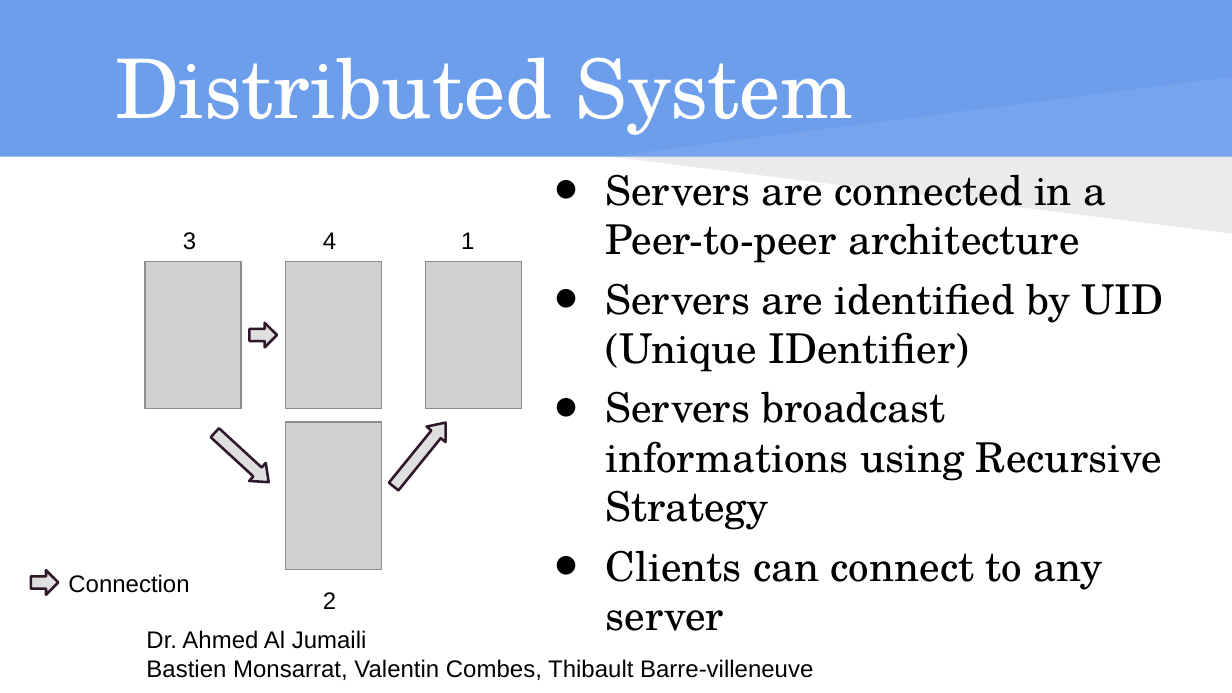
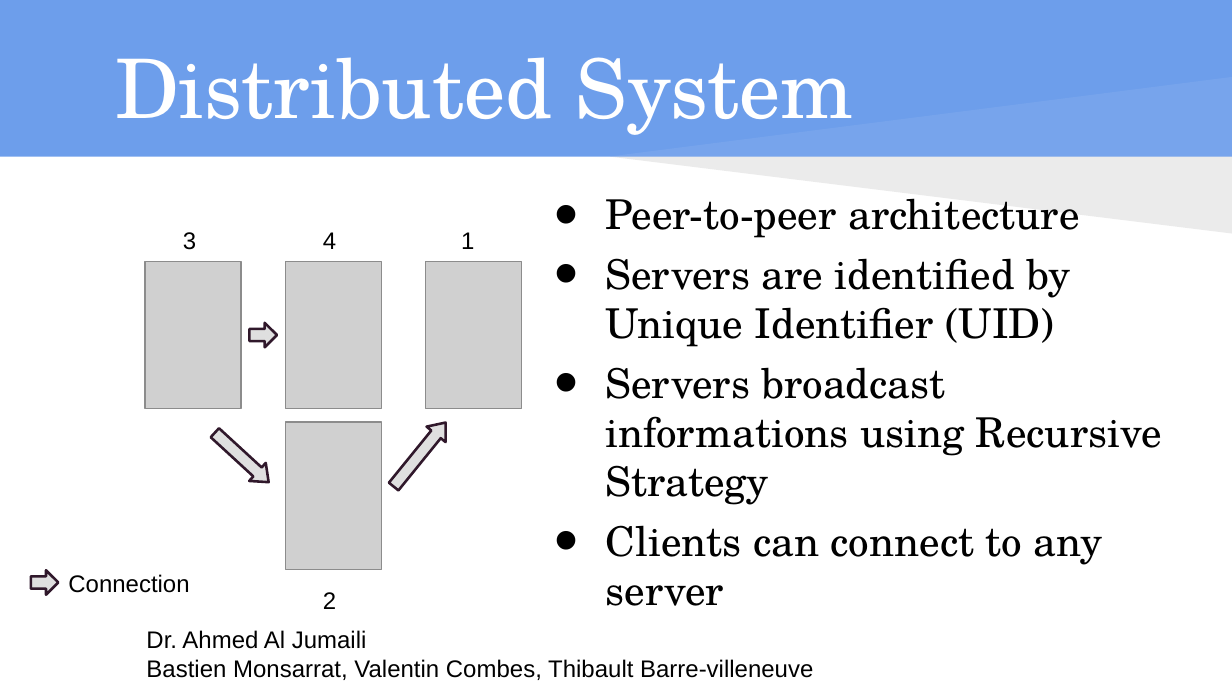
Before and after one commit to isundil/drt, a slide deck: slide 6 of Presentation DS - drt.pptx (slide 3 before the commit). Drawn at 1232x693 pixels with LibreOffice and Linux fonts; fonts in the diff are those of the drawing; grey boxes stand for pictures. Boxes give left, top, right and bottom in pixels: in the first picture for what was removed or moved away, otherwise in the second. Text is boxed around its words. In the diff, an @@ line names an element or a change of style, - is before the commit and + after.

```diff
--- a/Presentation DS - drt.pptx
+++ b/Presentation DS - drt.pptx
@@ text at [606, 198, 1079, 347]: text changed @@
-• Servers are connected in a Peer-to-peer architecture
-• Servers are identified by UID (Unique IDentifier)
+• Peer-to-peer architecture
+• Servers are identified by Unique Identifier (UID)
```
Also in this commit, not shown: 7 other slides changed, 9 slides added, 4 slides removed.
